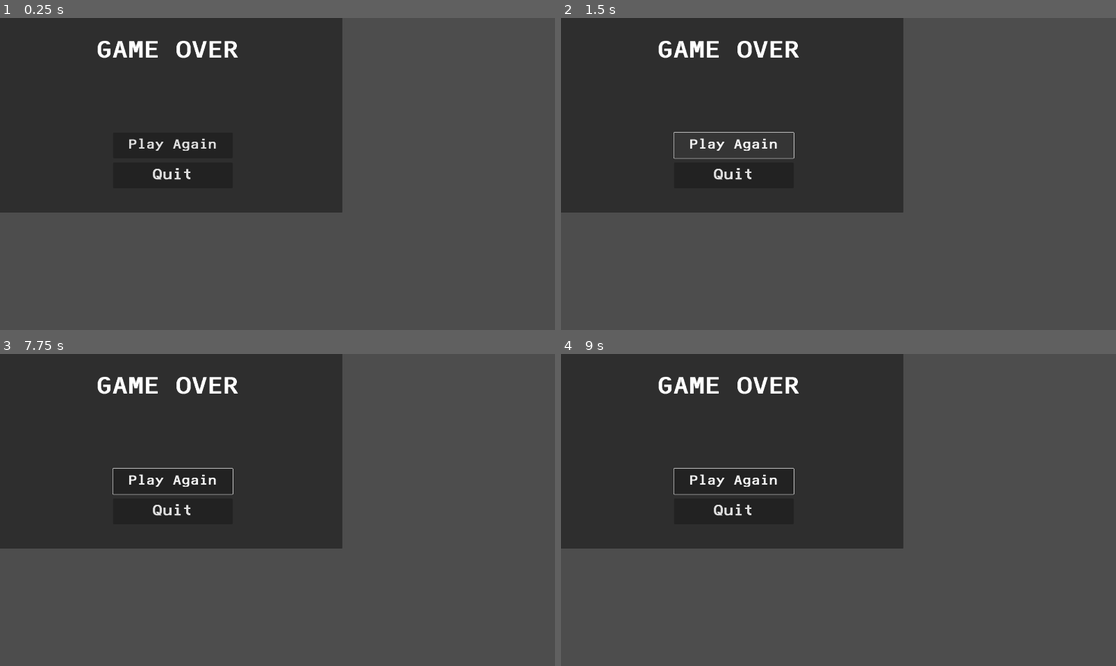
Above: before the commit, frames 1-4 (two rows, left to right).
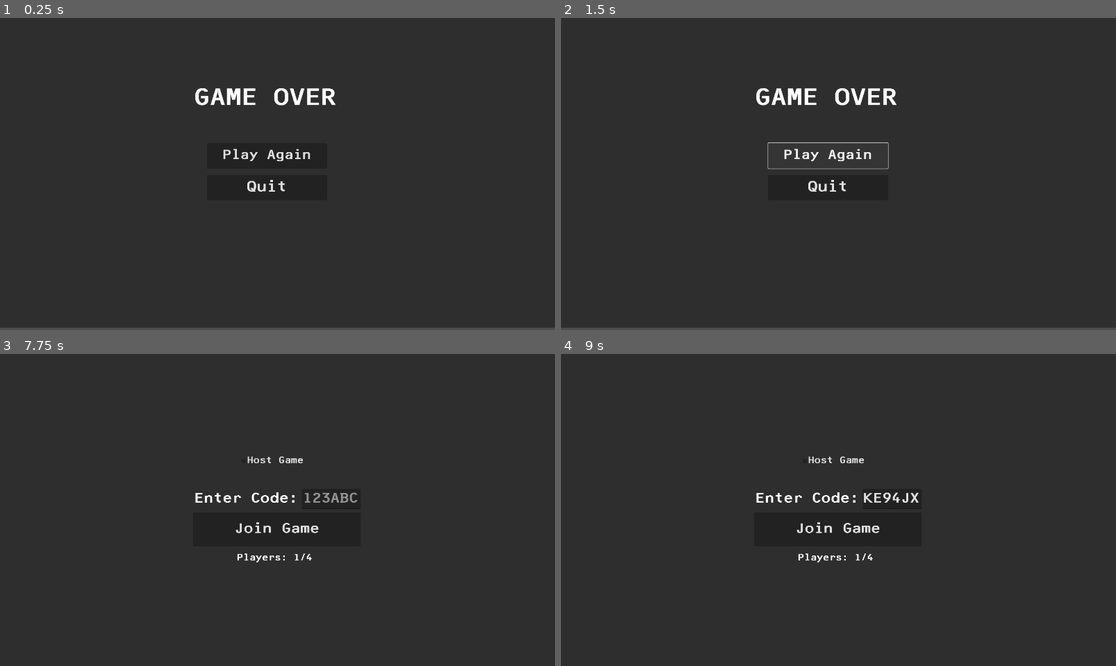
Above: after the commit, the same moments.

Repository: jTendeck/copsnrobbazjam
Game: Godot game, scene res://scenes/ui/Game_over.tscn
Two runs of this game, one before a commit and one after it. Both use one fixed random seed, a clock stepped at 60 frames per second and the inputs below. This scene is started directly instead of the project's main scene. Sound files missing from this copy of the repository are replaced by a short silence.
Inputs (mouse positions are in pixels of both pictures, inside the frame that each line leads up to):
- Up to frame 1 (0.25 s): no input
- Up to frame 2 (1.5 s): click "Play Again" at 0.5 s; click "Play Again" at 1.25 s
- Up to frame 3 (7.75 s): click "Play Again" at 2 s; tap Enter at 2.75, 4.25, 5.75 s; move the mouse to (399, 494) at 2.77 s; hold D (right) 2.78-3.53 s; hold Right mouse button (aim) 2.78-3.53 s; tap Space at 3.5, 5, 6.5 s; move the mouse to (166, 525) at 3.52 s; hold S (down) 3.53-4.28 s; click (166, 525) at 3.6 s; move the mouse to (333, 441) at 4.27 s; hold D (right) 4.28-5.03 s; hold Middle mouse button (secondary_shoot) 4.28-5.03 s; move the mouse to (249, 572) at 5.02 s; hold Up (ui_up) 5.03-5.78 s; right-click (249, 572) at 5.1 s; move the mouse to (444, 556) at 5.77 s; press the mouse at (444, 556) at 5.78 s; hold A (left) 5.78-7.28 s; tap R (reload) at 6.4 s; move the mouse to (111, 463) at 6.52 s; release the mouse at (111, 463) at 6.53 s; tap Middle mouse button (secondary_shoot) at 6.6 s; move the mouse to (305, 510) at 7.27 s; hold S (down) from 7.28 s (still down); hold Right mouse button (aim) from 7.28 s (still down)
- Up to frame 4 (9 s): release S (down) at 8 s; release Right mouse button (aim) at 8 s; click "Play Again" (after the commit: "Join Game") at 8 s; click (938, 497) at 8.77 s

The runs differ from the first frame. In frame 1, 63% of the frame differs, in the area x 0-100%, y 0-100%; in frame 2, 63%; in frame 3, 63%; in frame 4, 63%.
Error after the commit: Cannot call method 'change_scene_to_packed' on a null value. (res://scenes/ui/game_over.gd:16)

Commit message:
fixed  aspect ratio and fucntionality of game_over screen

Diff:
--- /dev/null
+++ b/globals/MainMusicPlayer.tscn
@@ -0,0 +1,3 @@
+[gd_scene format=3 uid="uid://bd2h4b6xqq3t2"]
+
+[node name="MainMusicPlayer" type="AudioStreamPlayer"]
--- a/scenes/main.tscn
+++ b/scenes/main.tscn
@@ -1,10 +1,11 @@
-[gd_scene load_steps=6 format=3 uid="uid://bur1kkbglovqh"]
+[gd_scene load_steps=7 format=3 uid="uid://bur1kkbglovqh"]
 
-[ext_resource type="Script" path="res://scripts/game_logic.gd" id="1_o5qli"]
-[ext_resource type="PackedScene" uid="uid://dw88xjckhn86w" path="res://scenes/ui/countdown.tscn" id="2_0wfyh"]
+[ext_resource type="Script" uid="uid://duvd8kag1ukqc" path="res://scripts/game_logic.gd" id="1_o5qli"]
+[ext_resource type="PackedScene" uid="uid://b7k4bax1uke1a" path="res://scenes/ui/countdown.tscn" id="2_0wfyh"]
 [ext_resource type="PackedScene" path="res://scenes/ui/score_ui_right.tscn" id="3_sugp2"]
 [ext_resource type="PackedScene" path="res://scenes/ui/score_ui_left.tscn" id="4_jyhfs"]
 [ext_resource type="PackedScene" path="res://scenes/ui/pause_menu.tscn" id="5_tbgi4"]
+[ext_resource type="PackedScene" uid="uid://dbvi8xerqt8sb" path="res://scenes/jt-level/jt-level.tscn" id="6_tefeu"]
 
 [node name="Main" type="Node2D"]
 script = ExtResource("1_o5qli")
@@ -41,3 +42,5 @@
 metadata/player_num = 4
 
 [node name="PauseMenu" parent="." instance=ExtResource("5_tbgi4")]
+
+[node name="Jt-level" parent="." instance=ExtResource("6_tefeu")]
--- a/scenes/ui/Game_over.tscn
+++ b/scenes/ui/Game_over.tscn
@@ -1,37 +1,49 @@
-[gd_scene load_steps=0 format=3 uid="uid://dqt31xqotd2im"]
+[gd_scene load_steps=3 format=3 uid="uid://scwo2aaj8f3a"]
+
+[ext_resource type="Script" uid="uid://csxg8mfbvgxhc" path="res://scenes/ui/game_over.gd" id="1_arslm"]
+[ext_resource type="AudioStream" uid="uid://dqf4styybksmx" path="res://assets/sound/sfx/basic_button_sound.mp3" id="2_uw87f"]
 
 [node name="GameOver" type="Node2D"]
+script = ExtResource("1_arslm")
 
 [node name="Panel" type="Panel" parent="."]
 offset_left = -18.0
 offset_top = -19.0
-offset_right = 1184.0
-offset_bottom = 674.0
+offset_right = 1920.0
+offset_bottom = 1072.0
 
 [node name="Label" type="Label" parent="."]
-offset_left = 225.0
-offset_top = 30.0
-offset_right = 939.0
-offset_bottom = 289.0
+offset_left = 563.0
+offset_top = 194.0
+offset_right = 1277.0
+offset_bottom = 453.0
 theme_override_font_sizes/font_size = 81
 text = "GAME OVER
 "
 horizontal_alignment = 1
 vertical_alignment = 1
 
-[node name="Button" type="Button" parent="."]
-offset_left = 391.0
-offset_top = 397.0
-offset_right = 805.0
-offset_bottom = 485.0
+[node name="PlayAgain" type="Button" parent="."]
+offset_left = 717.0
+offset_top = 433.0
+offset_right = 1131.0
+offset_bottom = 521.0
 theme_override_font_sizes/font_size = 45
 text = "Play Again"
 
-[node name="Button2" type="Button" parent="."]
-offset_left = 391.0
-offset_top = 501.0
-offset_right = 805.0
-offset_bottom = 589.0
+[node name="Quit" type="Button" parent="."]
+offset_left = 717.0
+offset_top = 543.0
+offset_right = 1131.0
+offset_bottom = 631.0
 theme_override_font_sizes/font_size = 51
 text = "Quit
 "
+
+[node name="ButtonSound" type="AudioStreamPlayer" parent="."]
+stream = ExtResource("2_uw87f")
+
+[connection signal="button_down" from="PlayAgain" to="." method="_on_play_again_button_down"]
+[connection signal="button_up" from="PlayAgain" to="." method="_on_play_again_button_up"]
+[connection signal="button_down" from="Quit" to="." method="_on_quit_button_down"]
+[connection signal="button_up" from="Quit" to="." method="_on_quit_button_up"]
--- /dev/null
+++ b/scenes/ui/game_over.gd
@@ -0,0 +1,28 @@
+extends Node2D
+
+
+@onready var button_sound = $ButtonSound
+@onready var lobby_menu = preload("res://scenes/ui/lobby.tscn")
+@onready var main_menu = preload("res://scenes/ui/mainMenu.tscn")
+
+func _on_play_again_button_down() -> void:
+	button_sound.play()
+
+
+func _on_play_again_button_up() -> void:
+
+	await button_sound.finished
+
+	get_tree().change_scene_to_packed(lobby_menu)
+
+
+
+func _on_quit_button_down() -> void:
+	button_sound.play()
+
+
+func _on_quit_button_up() -> void:
+
+	await button_sound.finished
+
+	get_tree().change_scene_to_packed(main_menu)
--- a/scripts/game_logic.gd
+++ b/scripts/game_logic.gd
@@ -14,6 +14,8 @@
 
 
 func _ready() -> void:
+
+	SignalManager.money_delivered.connect(_on_money_delivered)
 
 	pause_menu.visible = false
 
@@ -68,3 +70,12 @@
 
 	if player.health <= 0:
 		SignalManager.emit_signal("kill_player",player)
+
+
+func _on_money_delivered(by: JtPlayer):
+
+	GlobalVariables.players[1].score += GlobalVariables.point_values["treasure"]
+	GlobalVariables.players[3].score += GlobalVariables.point_values["treasure"]
+
+	score_ui_p2.update_score()
+	score_ui_p4.update_score()
Not shown: 1 places in scenes/network/network_playground.tscn that only renumber resources
Not shown, added: scenes/ui/game_over.gd.uid
